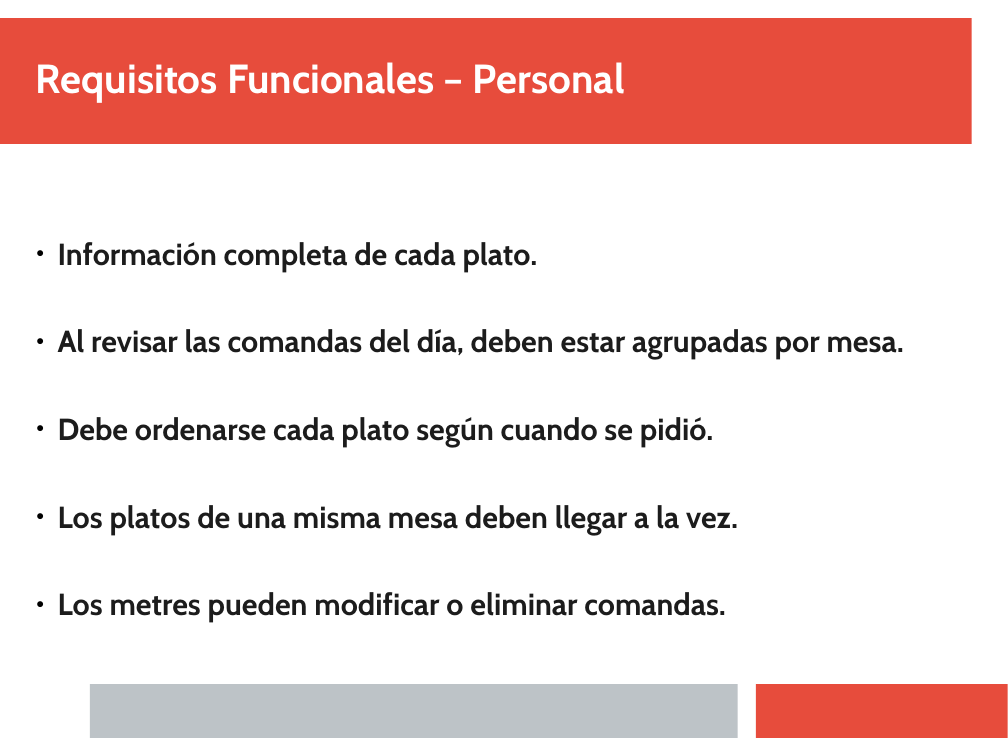
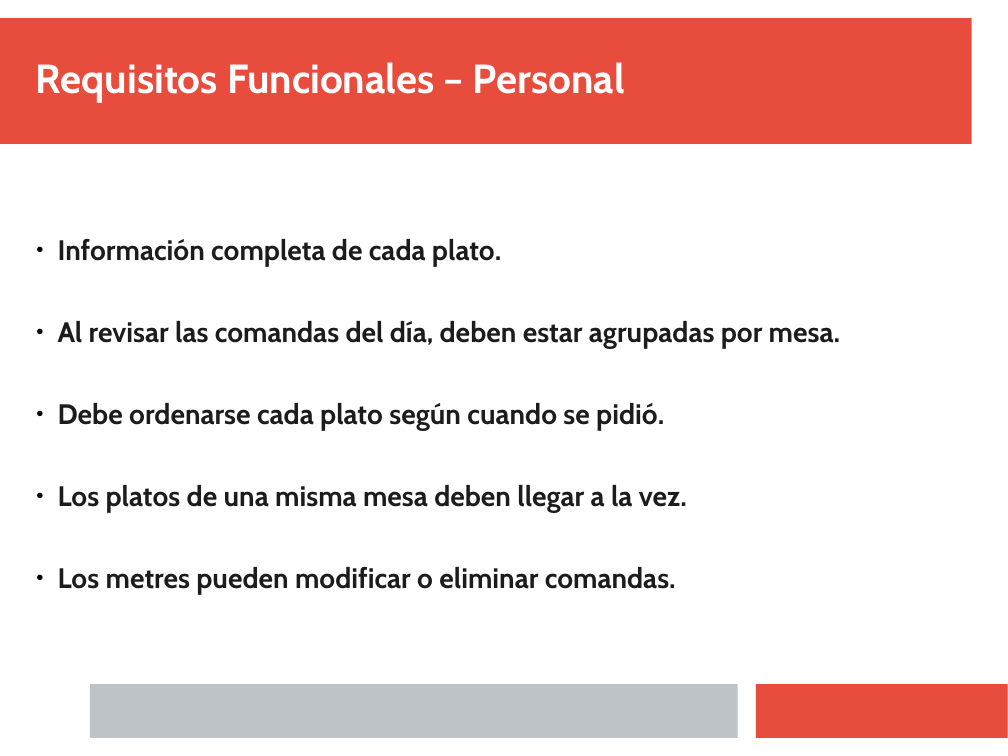
Before and after one commit to Juanba1998/APP-Restaurante, a slide deck: slide 13 of Material/Presentación/Presentacion Final.pptx. Drawn at 1008x756 pixels with LibreOffice and Linux fonts; fonts in the diff are those of the drawing. Boxes give left, top, right and bottom in pixels: in the first picture for what was removed or moved away, otherwise in the second. Text is boxed around its words. In the diff, an @@ line names an element or a change of style, - is before the commit and + after.

```diff
--- a/Material/Presentación/Presentacion Final.pptx
+++ b/Material/Presentación/Presentacion Final.pptx
@@ text "Información completa de cada plato." at [58,239,840,595]: size 24 to 22.2 pt @@
```
Also in this commit, not shown: 2 other slides changed.
